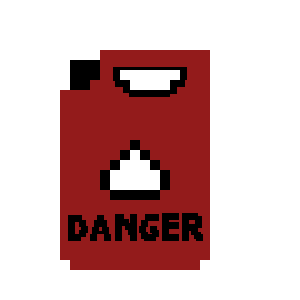
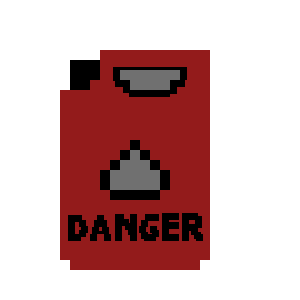
Before/after of a (300, 300) layered artwork. What changed in the layer stack:
renamed "Arrière-plan" to "Carburant.png", painted on it over <box>110,70,180,190</box>
